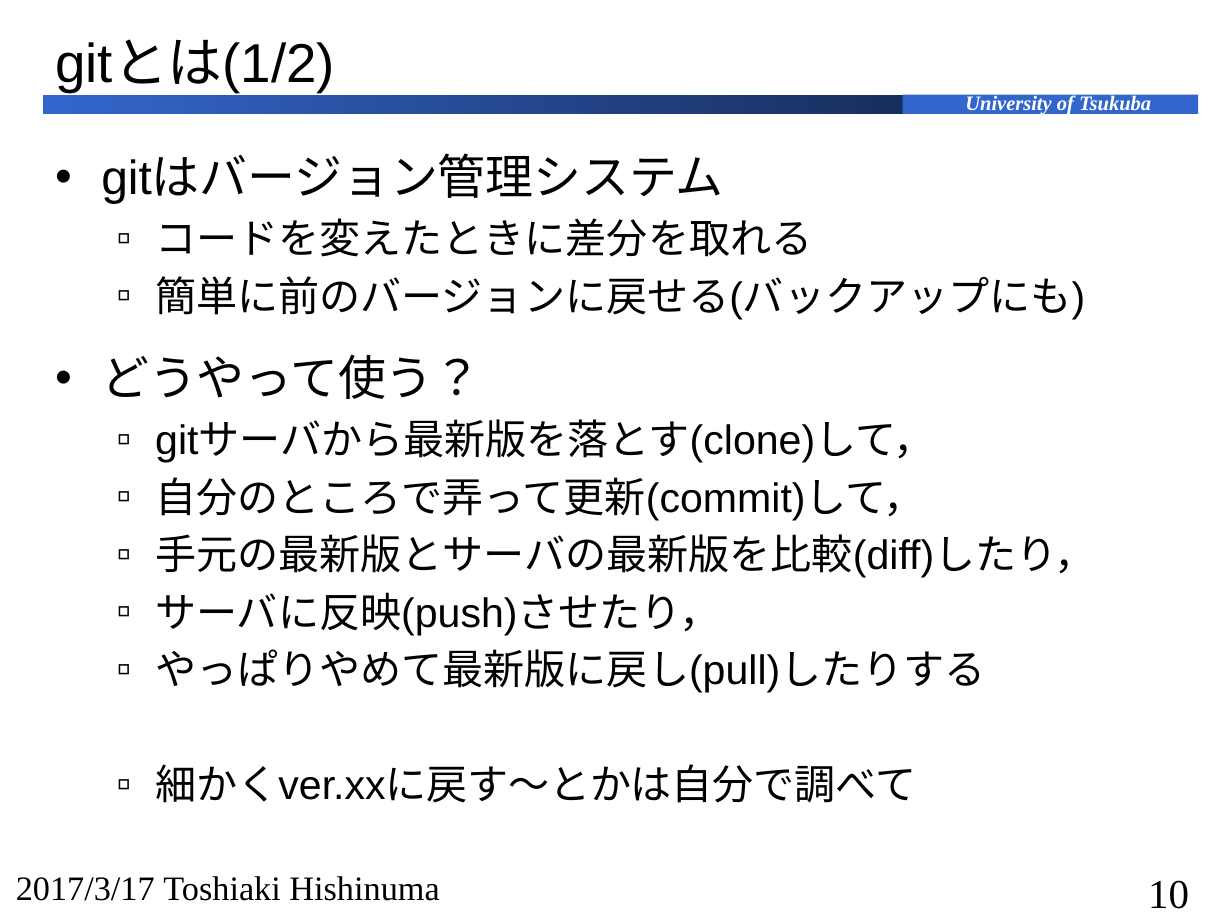
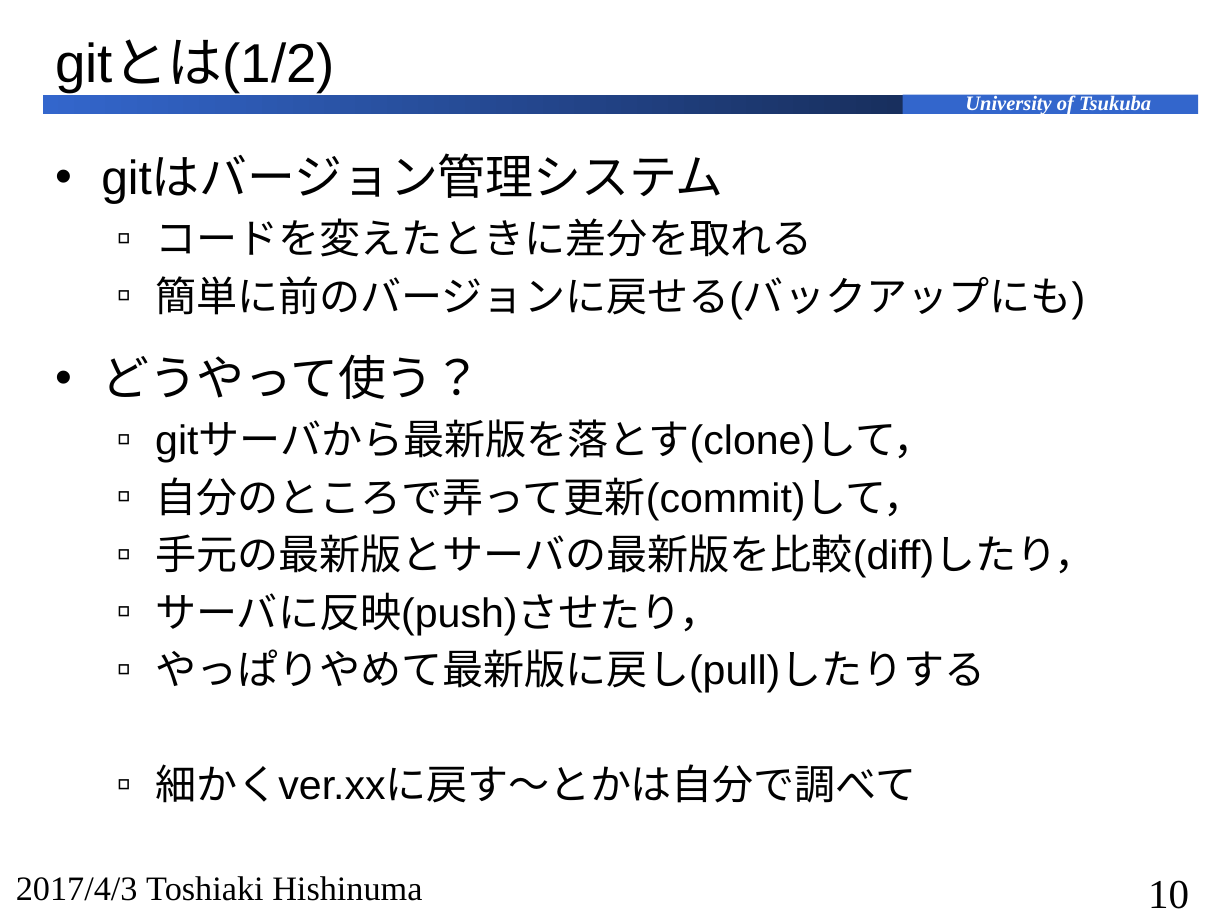
Before and after one commit to ota0410/dd-avx-v2-krylov, a slide deck: slide 10 of doc/DD-AVX.pptx. Drawn at 1232x924 pixels with LibreOffice and Linux fonts; fonts in the diff are those of the drawing. Boxes give left, top, right and bottom in pixels: in the first picture for what was removed or moved away, otherwise in the second. Text is boxed around its words. In the diff, an @@ line names an element or a change of style, - is before the commit and + after.

```diff
--- a/doc/DD-AVX.pptx
+++ b/doc/DD-AVX.pptx
@@ text at <box>16,876,422,901</box>: text changed @@
-2017/3/17 Toshiaki Hishinuma
+2017/4/3 Toshiaki Hishinuma
```
Also in this commit, not shown: 22 other slides changed, 11 other files.
